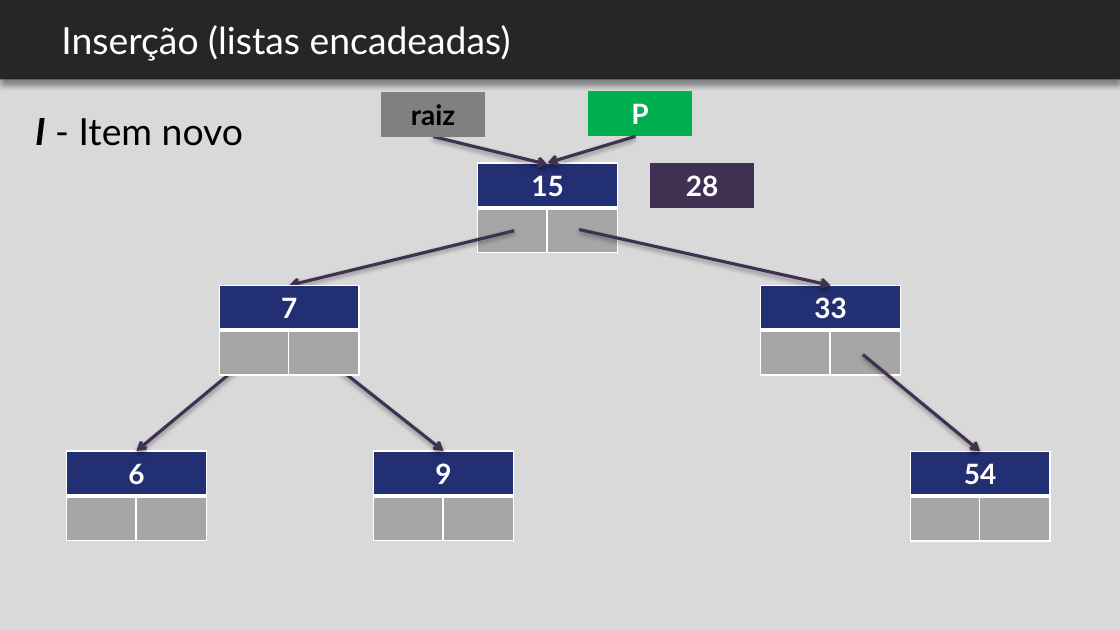
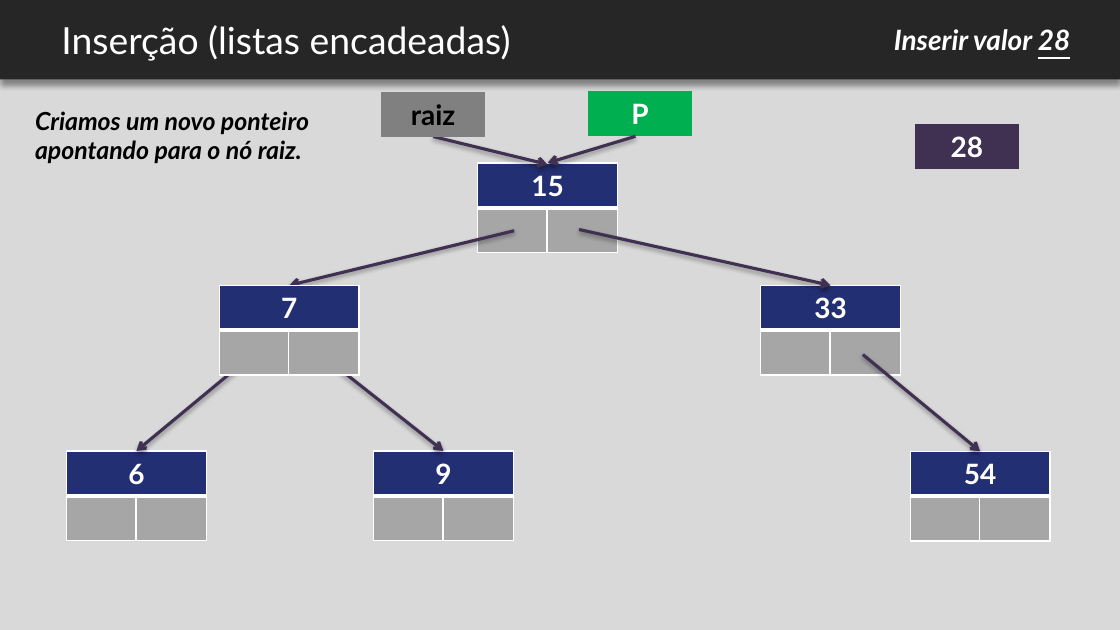
Before and after one commit to felipemarc/AED1_2016-2, a slide deck: slide 16 of ap_arvores/AED - arvores.pptx. Drawn at 1120x630 pixels with LibreOffice and Linux fonts; fonts in the diff are those of the drawing; background and template pictures are left out. Boxes give left, top, right and bottom in pixels: in the first picture for what was removed or moved away, otherwise in the second. Text is boxed around its words. In the diff, an @@ line names an element or a change of style, - is before the commit and + after.

```diff
--- a/ap_arvores/AED - arvores.pptx
+++ b/ap_arvores/AED - arvores.pptx
@@ text added at <box>894,29,1070,51</box>, 18 pt, text #FFFFFF, bold, italic @@
+Inserir valor 28
@@ text at <box>35,111,309,163</box>: text changed; size 24 to 16 pt; bold on; italic on @@
-I - Item novo
+Criamos um novo ponteiro
+apontando para o nó raiz.
@@ table: place and size @@
-table at <box>650,164,754,208</box>
+table at <box>915,124,1019,169</box>
```
Also in this commit, not shown: 11 other slides changed, 1 slide added, 2 other files.
